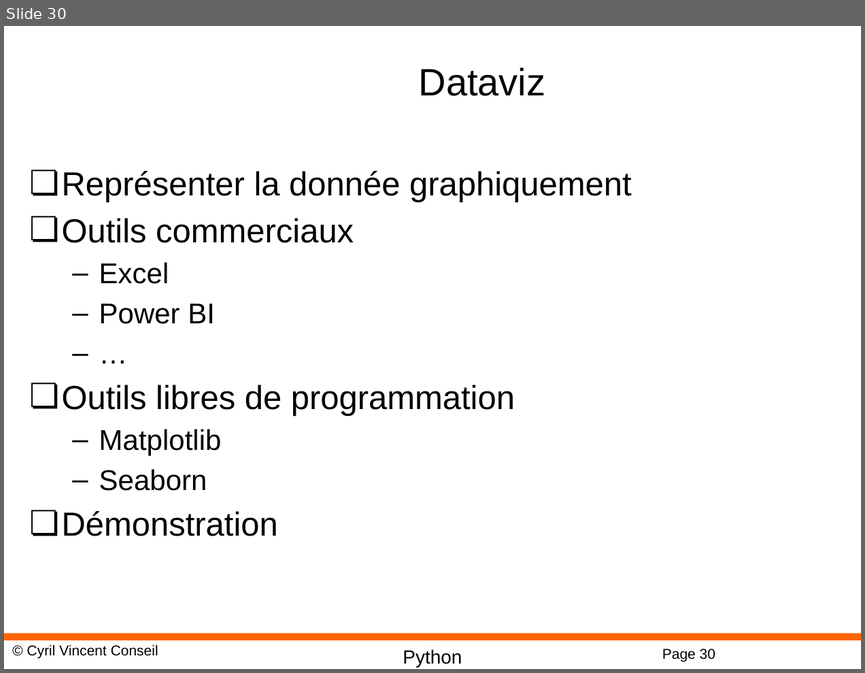
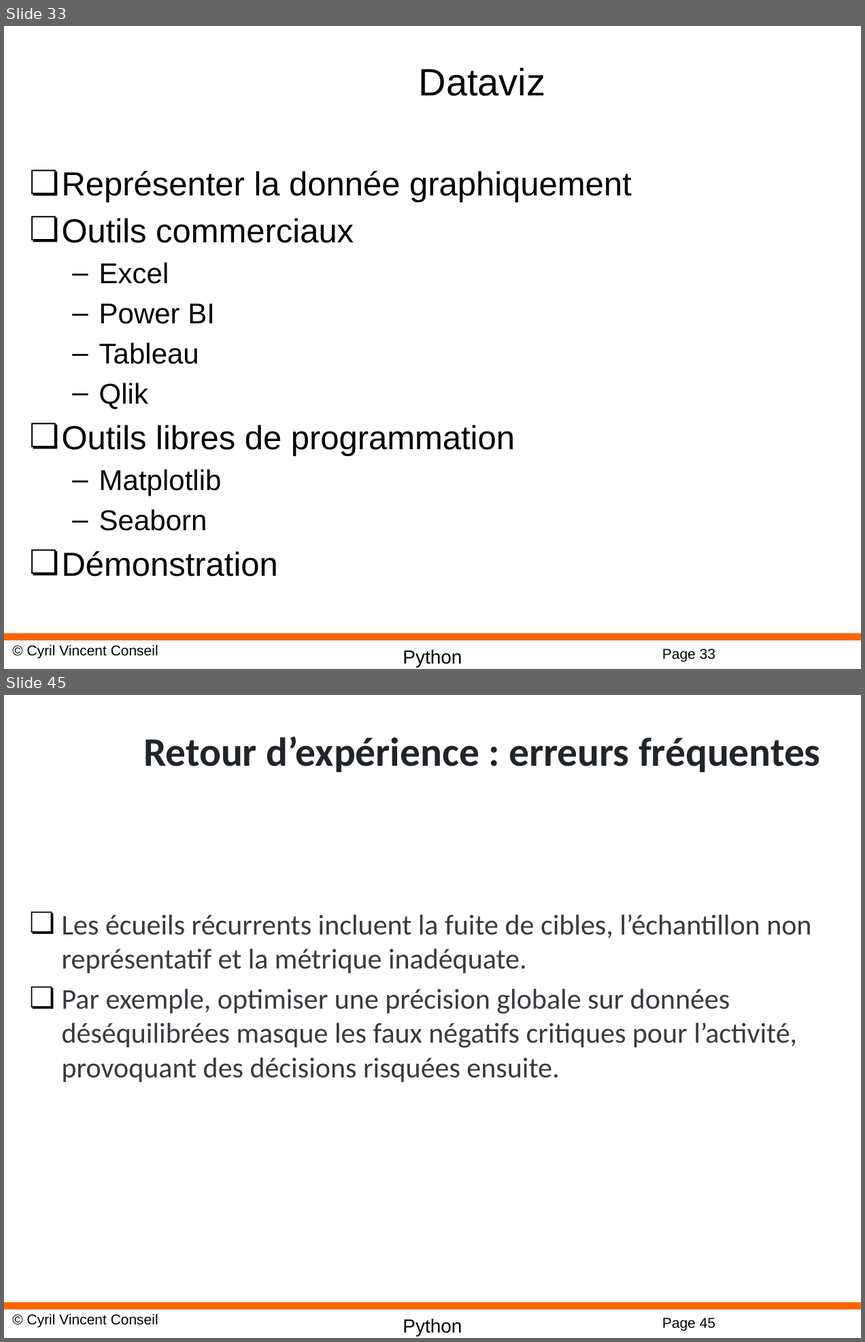
Before and after one commit to cyrilvincent/AI, a slide deck: AI02-DataScience.pptx. Shown one above the other, each under a label of ours: slide 30 before the commit, slides 33 and 45 after it; the slides between them are not shown. The pictures are 865x673 and 865x1342 pixels, drawn with LibreOffice and Linux fonts; fonts in the diff are those of the drawing; background and template pictures are left out. Boxes give left, top, right and bottom in pixels: in the first picture for what was removed or moved away, otherwise in the second. Text is boxed around its words. In the diff, an @@ line names an element or a change of style, - is before the commit and + after.

```diff
--- a/AI02-DataScience.pptx
+++ b/AI02-DataScience.pptx
@@ slide 45 added at [4, 695, 861, 1338], background #FFFFFF; not listed: 4 template elements that a slide beside it also shows @@
@@ title added at [143, 736, 821, 773], 34 pt, text #212529, bold @@
+Retour d’expérience : erreurs fréquentes
@@ text added at [62, 914, 811, 1082], 24 pt, text #373B3F @@
+❏ Les écueils récurrents incluent la fuite de cibles, l’échantillon non représentatif et la métrique inadéquate.
+❏ Par exemple, optimiser une précision globale sur données déséquilibrées masque les faux négatifs critiques pour l’activité, provoquant des décisions risquées ensuite.
@@ what was slide 30 is now slide 33 @@
@@ slide 33 changed as well @@
@@ text at [99, 342, 199, 409]: text changed @@
-  – …
+  – Tableau
+  – Qlik
@@ page number at [662, 648, 715, 661]: text changed @@
-Page 30
+Page 33
```
Also in this commit, not shown: 15 other slides added, 23 other files.
